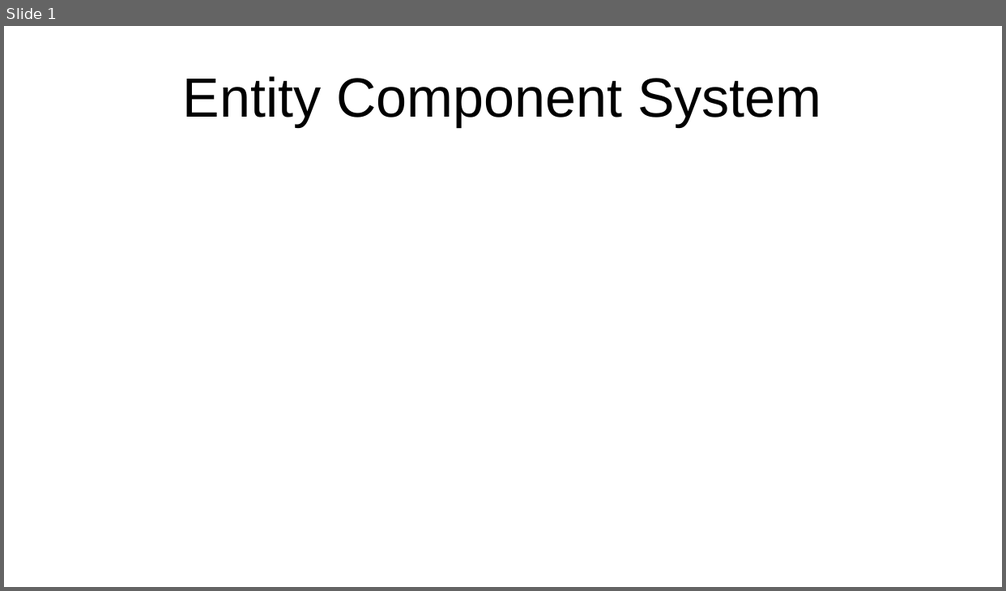
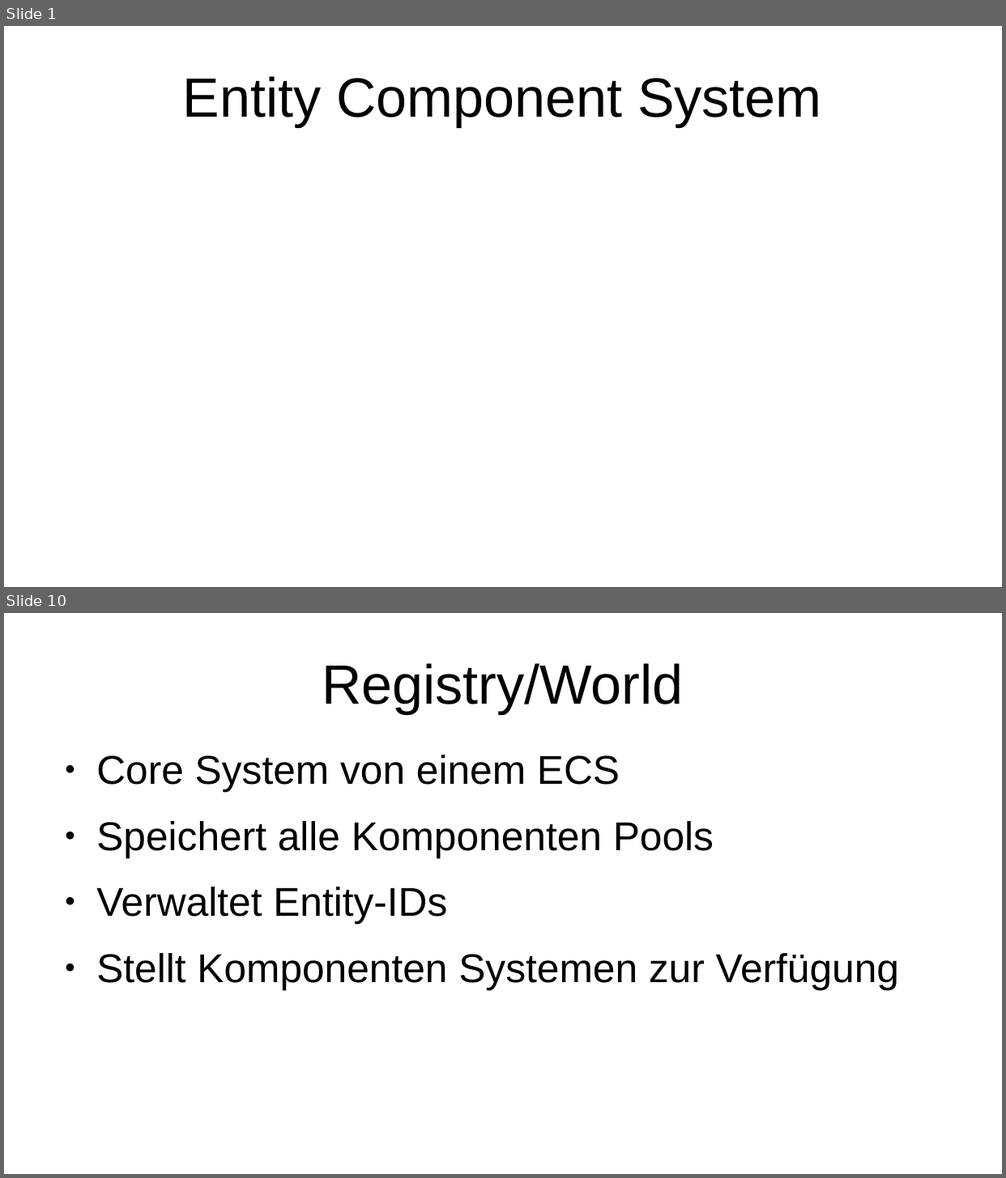
Before and after one commit to AcaciusFaelan/ecs, a slide deck: doc/ecs_presentation.odp. Shown one above the other, each under a label of ours: slide 1 before the commit, slides 1 and 10 after it; the slides between them are not shown. The pictures are 1006x591 and 1006x1178 pixels, drawn with LibreOffice and Linux fonts; fonts in the diff are those of the drawing. Boxes give left, top, right and bottom in pixels: in the first picture for what was removed or moved away, otherwise in the second. Text is boxed around its words. In the diff, an @@ line names an element or a change of style, - is before the commit and + after.

```diff
--- a/doc/ecs_presentation.odp
+++ b/doc/ecs_presentation.odp
@@ slide 10 added at [4, 613, 1002, 1174], background #FFFFFF @@
@@ title added at [322, 663, 683, 714], 44 pt, text #000000 @@
+Registry/World
@@ text added at [96, 755, 899, 990], 32 pt, text #000000 @@
+● Core System von einem ECS
+● Speichert alle Komponenten Pools
+● Verwaltet Entity-IDs
+● Stellt Komponenten Systemen zur Verfügung
```
Also in this commit, not shown: 1 slide changed, 15 other slides added, 1 slide removed, 6 other files.
